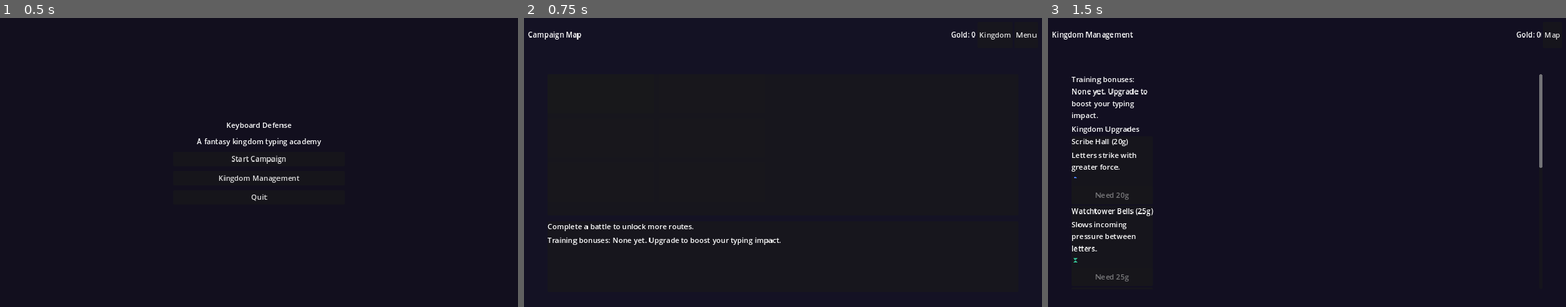
Above: before the commit, frames 1-3 (left to right).
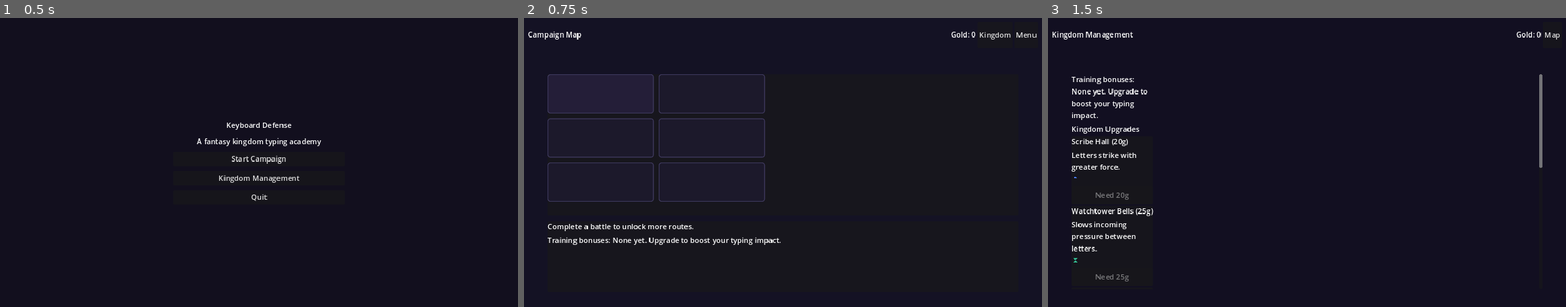
Above: after the commit, the same moments.

Repository: WanderlustCoder/Keyboard-Defense-AzureVale
Game: Godot game, scene res://scenes/MainMenu.tscn
Two runs of this game, one before a commit and one after it. Both use one fixed random seed, a clock stepped at 60 frames per second and the inputs below.
Inputs:
- Up to frame 1 (0.5 s): no input
- Up to frame 2 (0.75 s): click "Start Campaign" at 0.5 s
- Up to frame 3 (1.5 s): click "Kingdom" at 1.25 s

Frame 1 is identical in both runs. In frame 2, 3.7% of the frame differs, in the area x 4-47%, y 19-64%; in frame 3, nothing differs.

Commit message:
Fix map selection card text

Diff:
--- a/apps/keyboard-defense-godot/scripts/CampaignMap.gd
+++ b/apps/keyboard-defense-godot/scripts/CampaignMap.gd
@@ -51,21 +51,41 @@
 		var reward_gold = int(node.get("reward_gold", 0))
 		var unlocked = progression.is_node_unlocked(node_id)
 		var completed = progression.is_node_completed(node_id)
-		var button = Button.new()
-		button.text = ""
-		button.disabled = not unlocked
-		button.custom_minimum_size = Vector2(260, 96)
-		button.pressed.connect(_on_node_pressed.bind(node_id))
+		var text_color = Color(0.94, 0.94, 0.98)
+		if not unlocked:
+			text_color.a = 0.55
+		var card = Control.new()
+		card.custom_minimum_size = Vector2(260, 96)
+		card.mouse_filter = Control.MOUSE_FILTER_IGNORE
+		var card_style = StyleBoxFlat.new()
+		card_style.bg_color = Color(0.14, 0.12, 0.22) if unlocked else Color(0.11, 0.1, 0.17)
+		card_style.border_color = Color(0.35, 0.32, 0.52) if completed else Color(0.24, 0.22, 0.36)
+		card_style.border_width_left = 2
+		card_style.border_width_right = 2
+		card_style.border_width_top = 2
+		card_style.border_width_bottom = 2
+		card_style.corner_radius_top_left = 6
+		card_style.corner_radius_top_right = 6
+		card_style.corner_radius_bottom_left = 6
+		card_style.corner_radius_bottom_right = 6
+		card_style.content_margin_left = 4
+		card_style.content_margin_right = 4
+		card_style.content_margin_top = 4
+		card_style.content_margin_bottom = 4
+		var card_panel = Panel.new()
+		card_panel.set_anchors_preset(Control.PRESET_FULL_RECT)
+		card_panel.add_theme_stylebox_override("panel", card_style)
+		card_panel.mouse_filter = Control.MOUSE_FILTER_IGNORE
+		card.add_child(card_panel)
 		var content = VBoxContainer.new()
-		content.anchor_right = 1.0
-		content.anchor_bottom = 1.0
+		content.set_anchors_preset(Control.PRESET_FULL_RECT)
 		content.offset_left = 8
 		content.offset_top = 8
 		content.offset_right = -8
 		content.offset_bottom = -8
 		content.add_theme_constant_override("separation", 4)
 		content.mouse_filter = Control.MOUSE_FILTER_IGNORE
-		button.add_child(content)
+		card.add_child(content)
 
 		var title = Label.new()
 		title.text = label + (" (cleared)" if completed else "")
@@ -75,6 +95,7 @@
 		title.max_lines_visible = 2
 		title.text_overrun_behavior = TextServer.OVERRUN_TRIM_ELLIPSIS
 		title.add_theme_font_size_override("font_size", 16)
+		title.add_theme_color_override("font_color", text_color)
 		title.mouse_filter = Control.MOUSE_FILTER_IGNORE
 		content.add_child(title)
 
@@ -86,6 +107,7 @@
 		lesson_label.max_lines_visible = 2
 		lesson_label.text_overrun_behavior = TextServer.OVERRUN_TRIM_ELLIPSIS
 		lesson_label.add_theme_font_size_override("font_size", 14)
+		lesson_label.add_theme_color_override("font_color", text_color)
 		lesson_label.mouse_filter = Control.MOUSE_FILTER_IGNORE
 		content.add_child(lesson_label)
 
@@ -99,9 +121,26 @@
 			reward_label.max_lines_visible = 1
 			reward_label.text_overrun_behavior = TextServer.OVERRUN_TRIM_ELLIPSIS
 			reward_label.add_theme_font_size_override("font_size", 12)
+			reward_label.add_theme_color_override("font_color", text_color)
 			reward_label.mouse_filter = Control.MOUSE_FILTER_IGNORE
 			content.add_child(reward_label)
-		map_grid.add_child(button)
+		var action_button = Button.new()
+		action_button.text = ""
+		action_button.flat = true
+		action_button.focus_mode = Control.FOCUS_NONE
+		var empty_style = StyleBoxEmpty.new()
+		action_button.add_theme_stylebox_override("normal", empty_style)
+		action_button.add_theme_stylebox_override("hover", empty_style)
+		action_button.add_theme_stylebox_override("pressed", empty_style)
+		action_button.add_theme_stylebox_override("disabled", empty_style)
+		action_button.add_theme_stylebox_override("focus", empty_style)
+		action_button.set_anchors_preset(Control.PRESET_FULL_RECT)
+		action_button.mouse_filter = Control.MOUSE_FILTER_STOP
+		action_button.disabled = not unlocked
+		if unlocked:
+			action_button.pressed.connect(_on_node_pressed.bind(node_id))
+		card.add_child(action_button)
+		map_grid.add_child(card)
 
 func _update_summary() -> void:
 	var summary = progression.get_last_summary()
Not shown, added: apps/Screenshots/Screenshot 2025-12-22 081633.png
